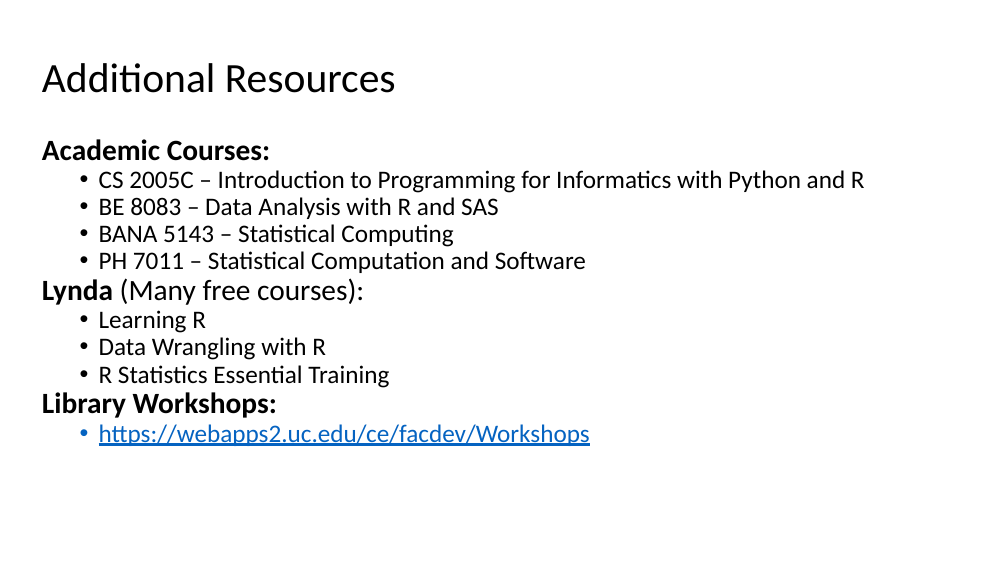
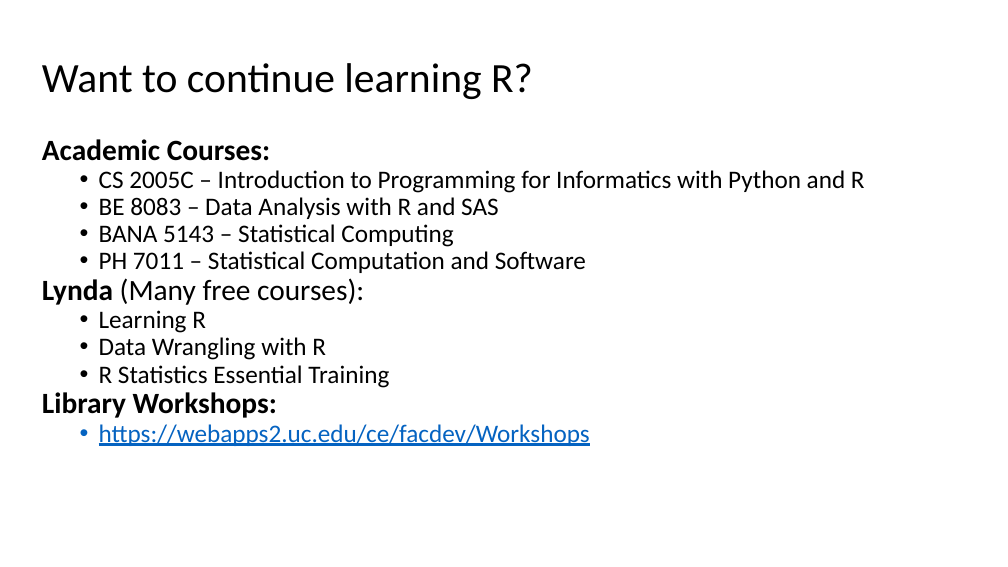
Before and after one commit to RAJohansen/UCL_Workshops, a slide deck: slide 20 of Intro_to_R/Introduction to R.pptx (slide 19 before the commit). Drawn at 1008x567 pixels with LibreOffice and Linux fonts; fonts in the diff are those of the drawing. Boxes give left, top, right and bottom in pixels: in the first picture for what was removed or moved away, otherwise in the second. Text is boxed around its words. In the diff, an @@ line names an element or a change of style, - is before the commit and + after.

```diff
--- a/Intro_to_R/Introduction to R.pptx
+++ b/Intro_to_R/Introduction to R.pptx
@@ title at <box>42,63,533,99</box>: text changed @@
-Additional Resources
+Want to continue learning R?
```
Also in this commit, not shown: 8 other slides changed, 2 slides added.
